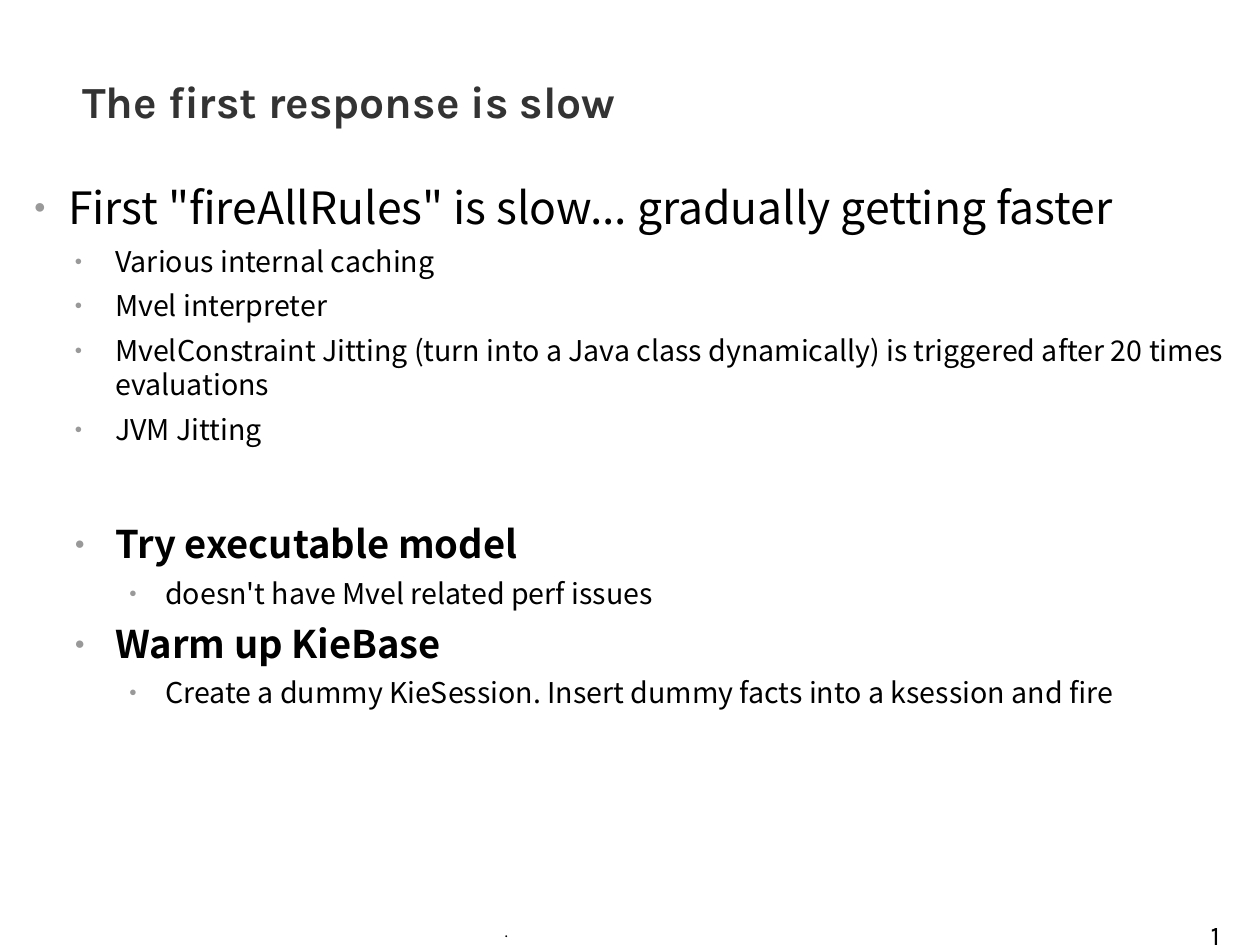
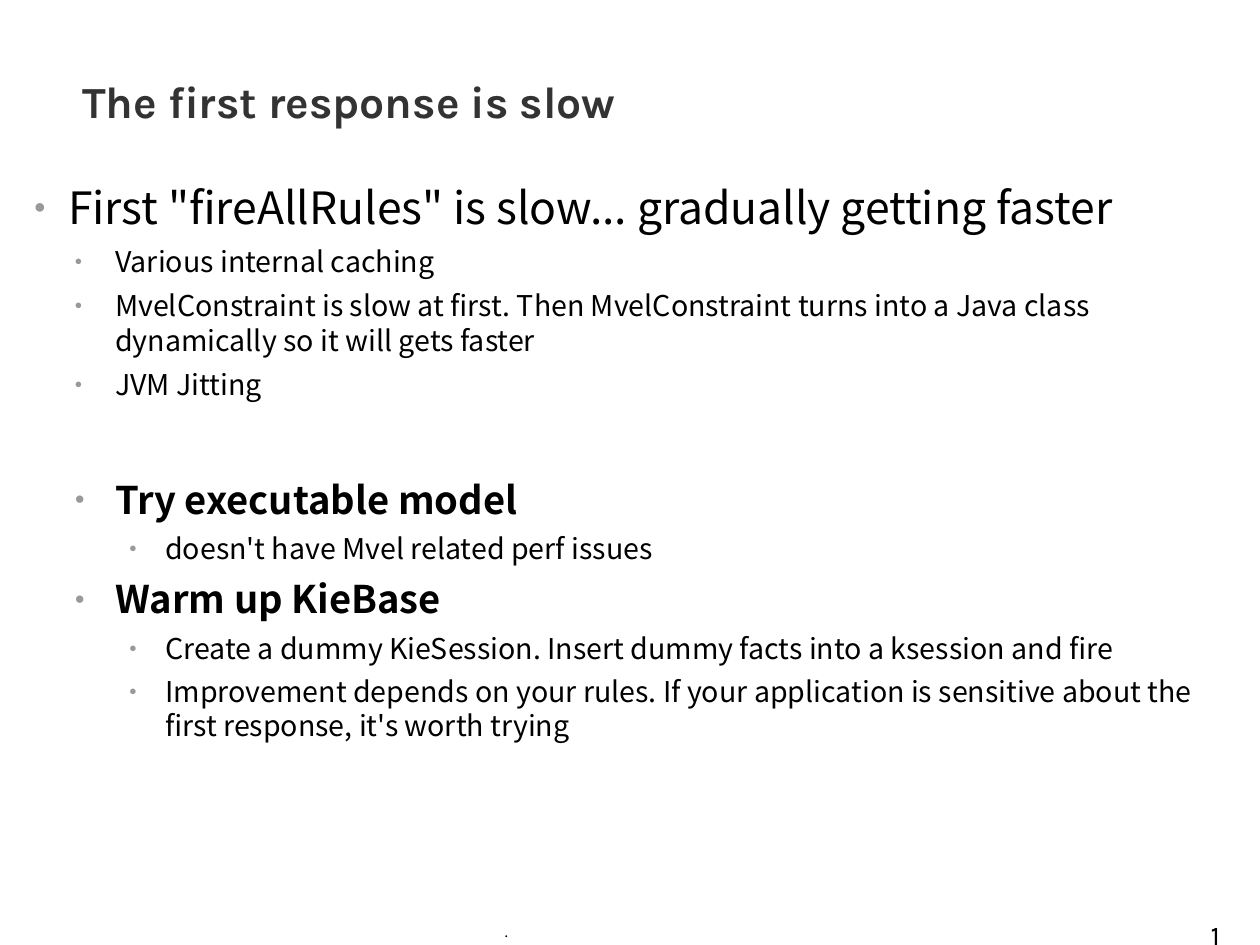
Before and after one commit to tkobayas/kie-live, a slide deck: slide 19 of 2021_Drools_trouble_shooting.odp. Drawn at 1260x945 pixels with LibreOffice and Linux fonts; fonts in the diff are those of the drawing; background and template pictures are left out. Boxes give left, top, right and bottom in pixels: in the first picture for what was removed or moved away, otherwise in the second. Text is boxed around its words. In the diff, an @@ line names an element or a change of style, - is before the commit and + after.

Commit message:
slide update

```diff
--- a/2021_Drools_trouble_shooting.odp
+++ b/2021_Drools_trouble_shooting.odp
@@ text at bbox=[115, 293, 1089, 358]: text changed @@
-  ● Mvel interpreter
-  ● MvelConstraint Jitting (turn into a Java class dynamically) is triggered after 20 times evaluations
+  ● MvelConstraint is slow at first. Then MvelConstraint turns into a Java class dynamically so it will gets faster
@@ text at bbox=[165, 679, 1192, 743]: paragraph added @@
+    ● Improvement depends on your rules. If your application is sensitive about the first response, it's worth trying
```
Also in this commit, not shown: 3 other slides changed.
